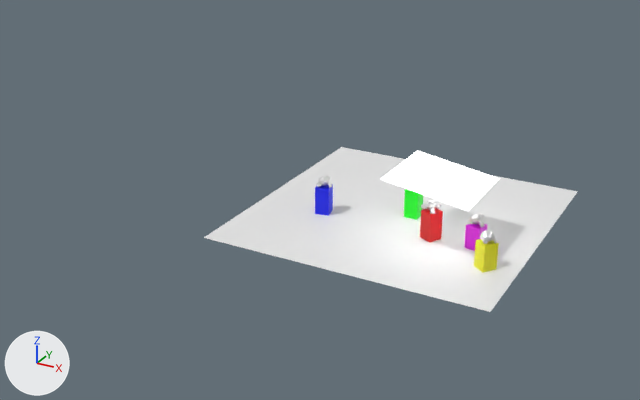
The glTF model public/dof.glb: old version first, new version second.
Camera for both pictures: a 50 mm camera at (10.3, -25.6, 13.1) aimed at (-4.3, 1.0, -0.2). Arrows for +X, +Y and +Z are at lower left; the lights stay in place. Where no turn or scale is listed for an object, it has been applied to the vertices.

In view in the first picture: 'ceiling', 'cuboid', 'cuboid.002', 'cuboid.003', 'cuboid.004', 'floor', 'suzanne.002'.
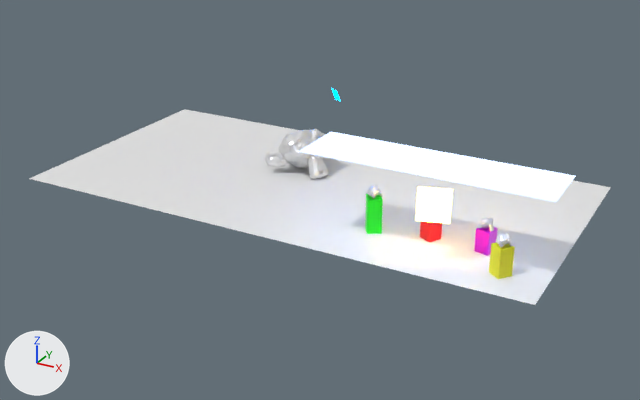
Pixel boxes (x1, y1, x2, y2) of what changed, in the pictures (640 x 400 px):
'floor', moved, rescaled (55% wider, 19% taller)
    before: (204, 147, 578, 312)
    after: (29, 109, 611, 305)
'ceiling', recoloured, moved, rescaled, turned
    before: (380, 150, 500, 211)
    after: (298, 132, 576, 202)
'suzanne.002', moved, turned, rescaled
    before: (316, 175, 332, 188)
    after: (265, 129, 328, 179)
'cuboid.003', moved, rescaled (12% taller)
    before: (474, 239, 499, 272)
    after: (489, 242, 515, 279)
'flash.001', added
    after: (415, 187, 453, 224)
'cuboid.004', moved
    before: (464, 224, 487, 251)
    after: (474, 227, 498, 256)
'cuboid.002', deleted (blue)
    before: (315, 184, 333, 216)
'flash', added
    after: (331, 88, 341, 102)

Edits to the bpy script that builds the scene:
```text
Change mat_ceilinglight:
    add mat_ceilinglight.emission_color = (0.524, 0.657, 1.0)  # blue #bfd4ff
Add mat_light_001:
    mat_light_001 = principled_material('light.001')
    mat_light_001.base_color = (0.0, 0.0, 0.0)  # black #000000
    mat_light_001.metallic = 1.0
    mat_light_001.roughness = 1.0
    mat_light_001.emission_color = (1.0, 0.625, 0.107)  # yellow #ffcf5c
    mat_light_001.emission_strength = 20.0
Add mat_light:
    mat_light = principled_material('light')
    mat_light.base_color = (0.0, 0.0, 0.0)  # black #000000
    mat_light.metallic = 1.0
    mat_light.roughness = 1.0
    mat_light.emission_color = (0.0, 0.153, 1.0)  # blue #006dff
    mat_light.emission_strength = 20.0
Add me_plane_001:
    me_plane_001.from_pydata([(-0.572, 0.044, 0.486), (0.44, 0.369, 0.486), (-0.44, -0.369, -0.486), (0.572, -0.044, -0.486)], [], [(0, 1, 3), (0, 3, 2)])
    me_plane_001.materials.append(mat_light_001)  # black #000000
Add me_plane:
    me_plane.from_pydata([(-0.156, 0.215, -0.233), (0.257, -0.067, -0.233), (-0.257, 0.067, 0.233), (0.156, -0.215, 0.233)], [], [(0, 1, 3), (0, 3, 2)])
    me_plane.materials.append(mat_light)  # black #000000
Change ob_ceiling:
    ob_ceiling.rotation_euler: (0.0, 0.154, 0.0) -> (0.0, 0.0, 0.0)  # degrees (0, 8.8, 0) -> degrees (0, 0, 0)
    ob_ceiling.location: (0.96, -0.46, 2.23) -> (0.9, -1.17, 3.0)
    ob_ceiling.scale: (1.5, 1.5, 1.5) -> (4.2, 1.12, 2.25)
Change ob_floor:
    ob_floor.location: (-1.0, 1.0, 0.0) -> (-5.0, 2.0, 0.0)
    ob_floor.scale: (5.0, 5.0, 5.0) -> (10.0, 5.0, 10.0)
Remove ob_cuboid_002:
    ob_cuboid_002 = bpy.data.objects.new('cuboid.002', me_cube_008)
    ob_cuboid_002.location = (-3.46, -0.23, 0.0)
Change ob_suzanne_002:
    ob_suzanne_002.location: (-3.44, -0.2, 1.14) -> (-6.02, 2.96, 0.6)
    ob_suzanne_002.rotation_euler: (-0.602, 0.0, 1.546) -> (-0.602, 0.0, 1.059)  # degrees (-34, 0, 89) -> degrees (-34, 0, 61)
    ob_suzanne_002.scale: (0.25, 0.25, 0.25) -> (1.1, 1.1, 1.1)
Change ob_cuboid_003:
    ob_cuboid_003.location: (2.96, -1.49, 0.0) -> (3.52, -1.68, 0.0)
    ob_cuboid_003.scale: (0.25, 0.25, 0.45) -> (0.25, 0.25, 0.5)
Change ob_cuboid_004:
    ob_cuboid_004.location: (2.2, -0.29, 0.0) -> (2.58, -0.38, 0.0)
Add ob_flash_001:
    ob_flash_001 = bpy.data.objects.new('flash.001', me_plane_001)
    ob_flash_001.location = (1.31, -1.9, 1.94)
Add ob_flash:
    ob_flash = bpy.data.objects.new('flash', me_plane)
    ob_flash.location = (-5.27, 4.07, 2.91)
```
